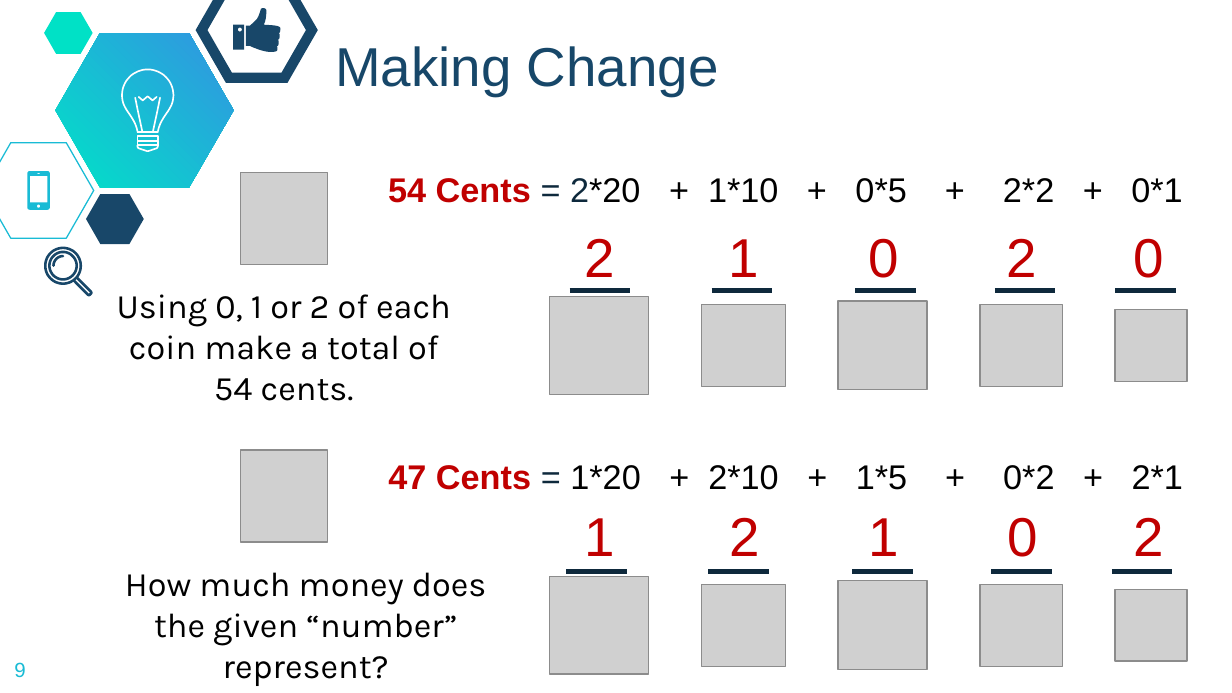
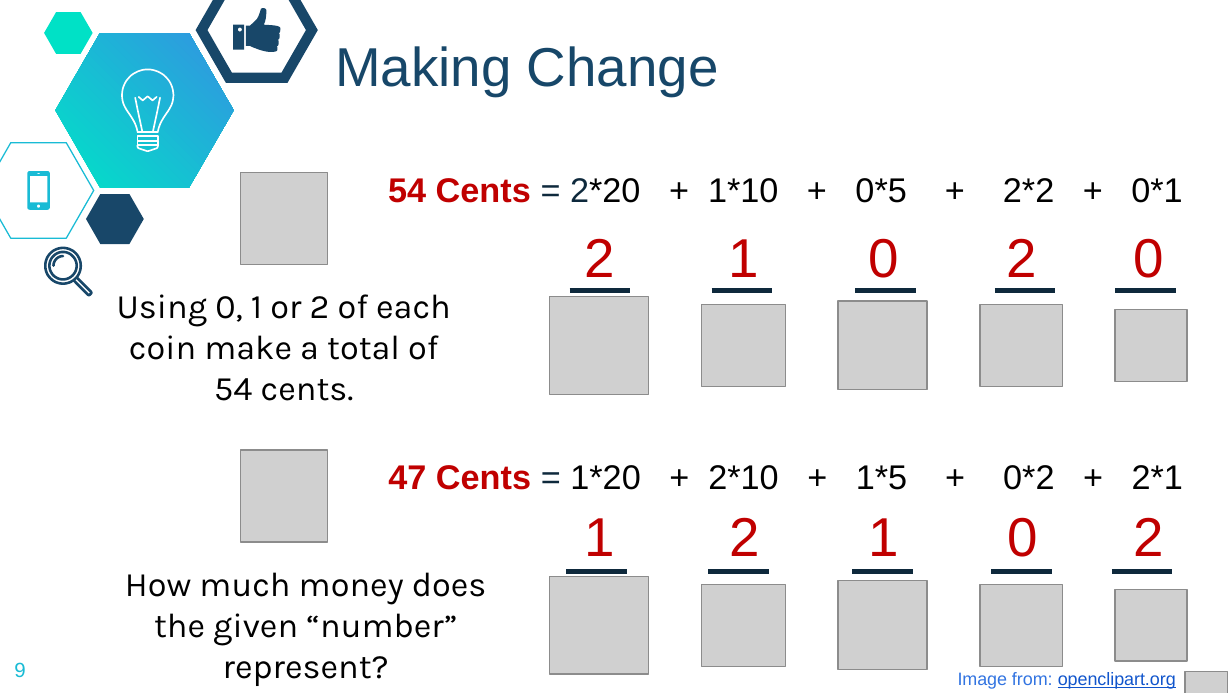
Before and after one commit to dickinson-comp256/COMP256, a slide deck: slide 9 of docs/slides/05-S-UnsignedBinary.pptx. Drawn at 1232x693 pixels with LibreOffice and Linux fonts; fonts in the diff are those of the drawing; grey boxes stand for pictures; background and template pictures are left out. Boxes give left, top, right and bottom in pixels: in the first picture for what was removed or moved away, otherwise in the second. Text is boxed around its words. In the diff, an @@ line names an element or a change of style, - is before the commit and + after.

Commit message:
Added CC for coin images

```diff
--- a/docs/slides/05-S-UnsignedBinary.pptx
+++ b/docs/slides/05-S-UnsignedBinary.pptx
@@ text added at (958, 672, 1176, 689), 10.5 pt, text #1155CC, underline @@
+Image from: openclipart.org
@@ picture added at (1185, 671, 1228, 693) @@
```
Also in this commit, not shown: 1 other slide changed.
